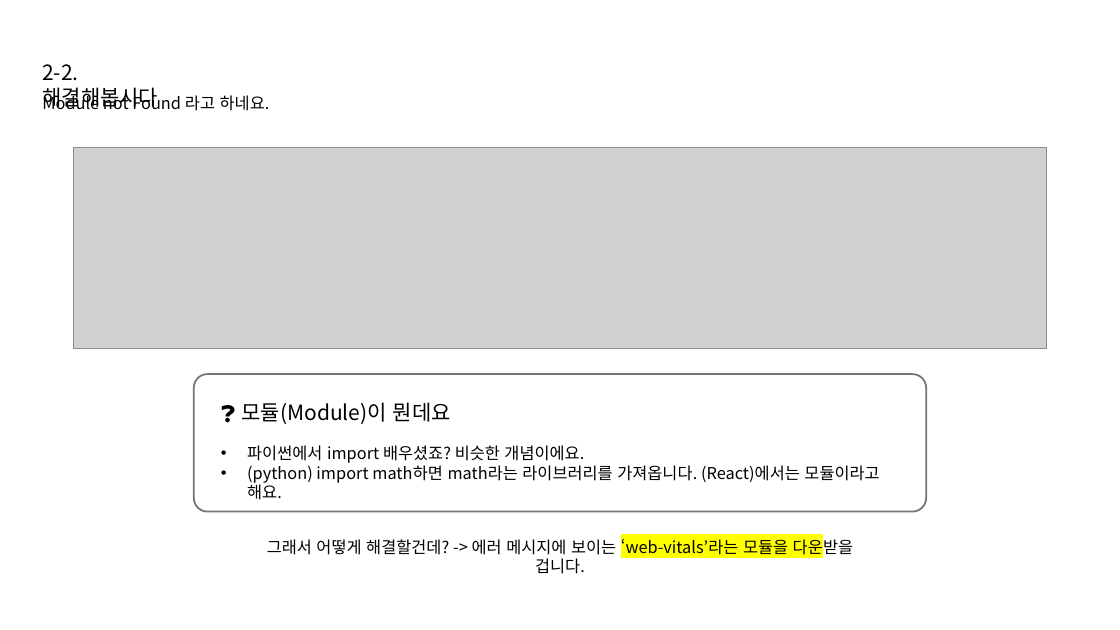
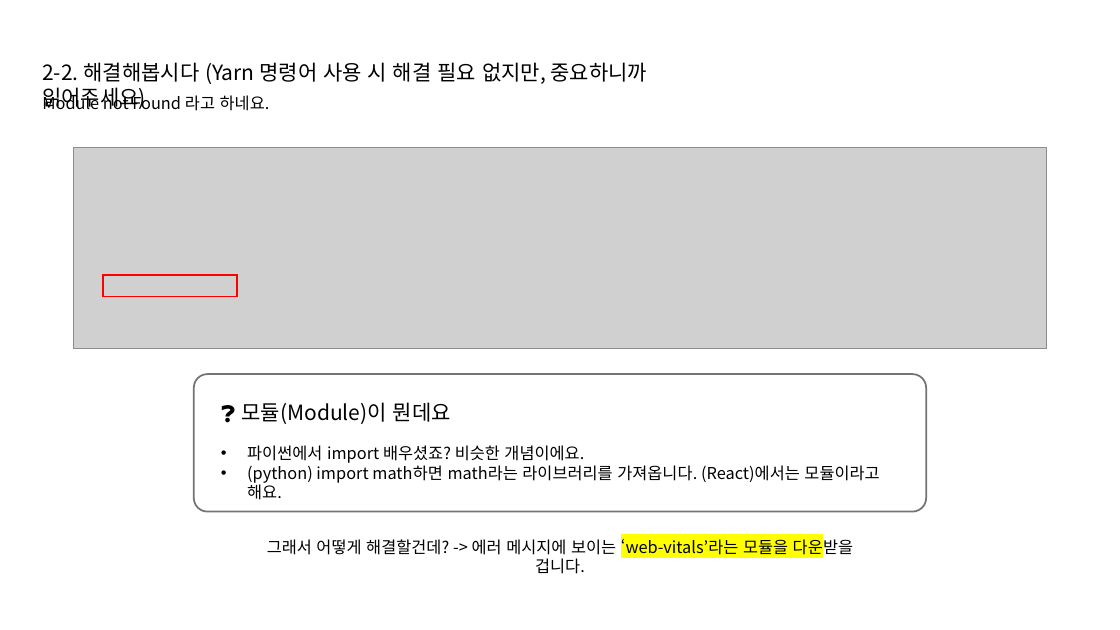
Before and after one commit to DSIS-study/React-Study, a slide deck: slide 5 of [DSIS] 02-React 시작하기.pptx. Drawn at 1120x630 pixels with LibreOffice and Linux fonts; fonts in the diff are those of the drawing; grey boxes stand for pictures. Boxes give left, top, right and bottom in pixels: in the first picture for what was removed or moved away, otherwise in the second. Text is boxed around its words. In the diff, an @@ line names an element or a change of style, - is before the commit and + after.

```diff
--- a/[DSIS] 02-React 시작하기.pptx
+++ b/[DSIS] 02-React 시작하기.pptx
@@ text at [42, 62, 648, 110]: text changed @@
-2-2. 해결해봅시다
+2-2. 해결해봅시다 (Yarn 명령어 사용 시 해결 필요 없지만, 중요하니까 읽어주세요)
@@ rectangle added at [103, 275, 237, 297], outline #FF0000 1.5 pt @@
```
Also in this commit, not shown: 5 other slides changed, 20 other files.
